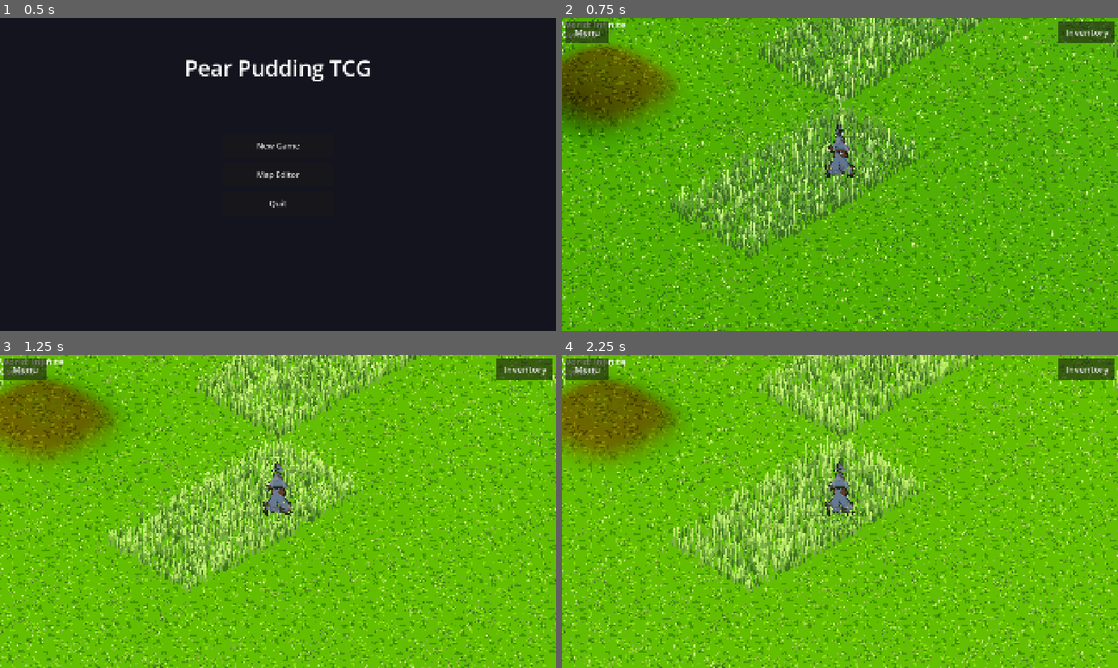
Above: before the commit, frames 1-4 (two rows, left to right).
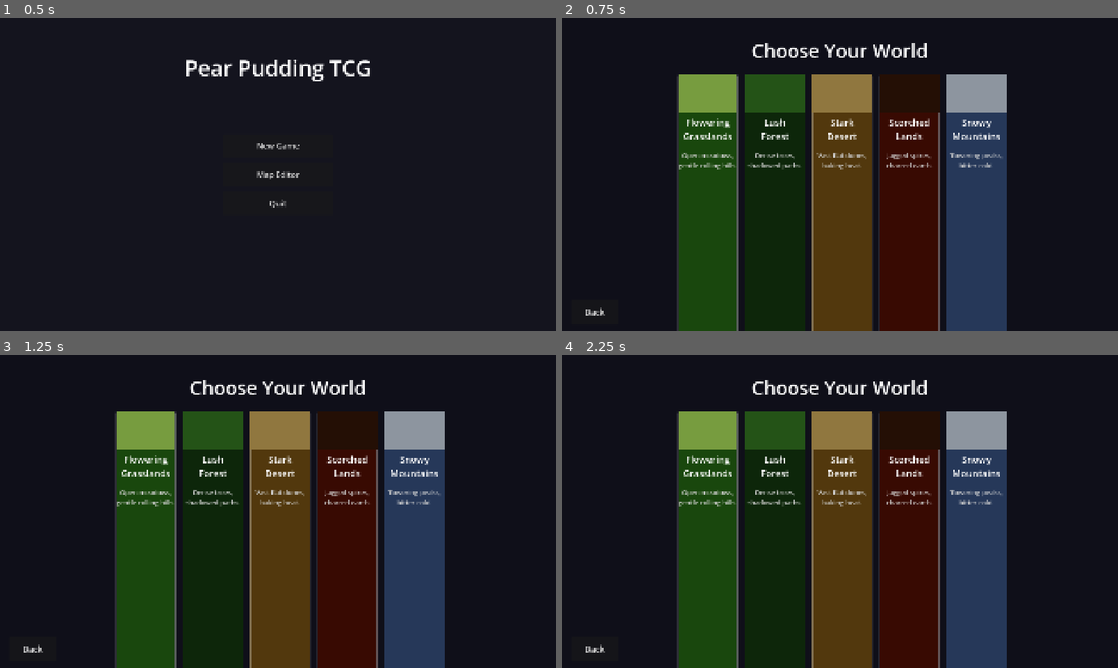
Above: after the commit, the same moments.

Repository: ChrisPauly97/pear-pudding-godot
Game: Godot game, scene res://scenes/ui/MenuScene.tscn
Two runs of this game, one before a commit and one after it. Both use one fixed random seed, a clock stepped at 60 frames per second and the inputs below.
Inputs (mouse positions are in pixels of both pictures, inside the frame that each line leads up to):
- Up to frame 1 (0.5 s): no input
- Up to frame 2 (0.75 s): click "New Game" at 0.5 s
- Up to frame 3 (1.25 s): no input
- Up to frame 4 (2.25 s): click (595, 649) at 1.25 s, where only the run after the commit has a clickable "Back"; click (840, 483) at 2 s, where only the run after the commit has a clickable "New Game"

Frame 1 is identical in both runs. In frame 2, 100% of the frame differs, in the area x 0-100%, y 0-100%; in frame 3, 100%; in frame 4, 100%.

Commit message:
Add biome selection screen to New Game flow
New Game now opens a BiomeSelectionScene with 5 biome cards (Flowering
Grasslands, Lush Forest, Stark Desert, Scorched Lands, Snowy Mountains).
Selecting a card calls start_new_game_with_biome(), which sets a biome-
specific world seed and forced_start_biome so the origin safe zone matches
the chosen biome. world_seed and starting_biome are persisted in the save
file (v2 migration backfills defaults for existing saves).

https://claude.ai/code/session_013Hi9ZV7gx9m9CLvEqN4CkV

Diff:
--- a/autoloads/SaveManager.gd
+++ b/autoloads/SaveManager.gd
@@ -32,6 +32,10 @@
 
 # Day/night cycle position (0=midnight, 0.25=sunrise, 0.5=noon, 0.75=sunset)
 var time_of_day: float = 0.4
+
+# World generation — set when starting a new game from the biome selection screen
+var world_seed: int = 42
+var starting_biome: int = 0   # BiomeDef.GRASSLANDS
 
 var _loaded: bool = false
 var _dirty: bool = false
@@ -79,10 +83,12 @@
 	pending_battle_enemy_data = {}
 	in_battle_enemy_id = ""
 	time_of_day = 0.4
+	# world_seed and starting_biome are set by SceneManager.start_new_game_with_biome
+	# before new_game() is called, so do not reset them here.
 	_loaded = true
 	save()
 
-const CURRENT_SAVE_VERSION: int = 1
+const CURRENT_SAVE_VERSION: int = 2
 
 # Migration table: each entry is called in order when the save version is older.
 # _migrate_v0_to_v1: old saves had only "player_deck"; backfill "owned_cards".
@@ -91,10 +97,20 @@
 		data["owned_cards"] = data.get("player_deck", [])
 	data["version"] = 1
 
+# _migrate_v1_to_v2: backfill world_seed and starting_biome for old saves.
+static func _migrate_v1_to_v2(data: Dictionary) -> void:
+	if not data.has("world_seed"):
+		data["world_seed"] = 42
+	if not data.has("starting_biome"):
+		data["starting_biome"] = 0
+	data["version"] = 2
+
 static func _apply_migrations(data: Dictionary) -> void:
 	var ver: int = int(data.get("version", 0))
 	if ver < 1:
 		_migrate_v0_to_v1(data)
+	if ver < 2:
+		_migrate_v1_to_v2(data)
 
 func load_save() -> bool:
 	if not FileAccess.file_exists(SAVE_PATH):
@@ -121,6 +137,8 @@
 	pending_battle_enemy_data = pbed if pbed is Dictionary else {}
 	in_battle_enemy_id = str(data.get("in_battle_enemy_id", ""))
 	time_of_day = float(data.get("time_of_day", 0.4))
+	world_seed = int(data.get("world_seed", 42))
+	starting_biome = int(data.get("starting_biome", 0))
 	_loaded = true
 	return true
 
@@ -142,6 +160,8 @@
 		"pending_battle_enemy_data": pending_battle_enemy_data,
 		"in_battle_enemy_id": in_battle_enemy_id,
 		"time_of_day": time_of_day,
+		"world_seed": world_seed,
+		"starting_biome": starting_biome,
 	}
 	var file := FileAccess.open(SAVE_PATH, FileAccess.WRITE)
 	if file:
--- a/autoloads/SceneManager.gd
+++ b/autoloads/SceneManager.gd
@@ -49,8 +49,16 @@
 	get_tree().change_scene_to_packed(_menu_scene_packed)
 	_state = State.MENU
 
+# Fixed world seeds — one per biome, giving each a distinct world layout.
+const _BIOME_SEEDS: Array[int] = [42, 73856135, 100033, 19349705, 294967337]
+
 func start_new_game() -> void:
+	start_new_game_with_biome(0)   # default: Grasslands
+
+func start_new_game_with_biome(biome_id: int) -> void:
 	_exit_world_cleanup()
+	save_manager.world_seed = _BIOME_SEEDS[clamp(biome_id, 0, _BIOME_SEEDS.size() - 1)]
+	save_manager.starting_biome = biome_id
 	save_manager.new_game()
 	enter_map("main", "")
 
--- a/game_logic/world/InfiniteWorldGen.gd
+++ b/game_logic/world/InfiniteWorldGen.gd
@@ -33,6 +33,10 @@
 static var _biome_noise: FastNoiseLite
 static var _biome_noise_seed: int = -1
 
+# When >= 0, overrides the safe-zone biome so the player starts in the chosen biome.
+# Set by WorldScene._ready() from SaveManager.starting_biome before any chunks are generated.
+static var forced_start_biome: int = -1
+
 static func _get_biome_noise(world_seed: int) -> FastNoiseLite:
 	if _biome_noise != null and _biome_noise_seed == world_seed:
 		return _biome_noise
@@ -47,7 +51,8 @@
 static func biome_for_chunk(p_cx: int, p_cz: int, world_seed: int) -> int:
 	var dist: int = abs(p_cx) + abs(p_cz)
 	if dist <= SAFE_ZONE_DIST:
-		return BiomeDef.GRASSLANDS
+		# Respect biome selection: use forced_start_biome if set, else default to Grasslands.
+		return forced_start_biome if forced_start_biome >= 0 else BiomeDef.GRASSLANDS
 	var n: float = _get_biome_noise(world_seed).get_noise_2d(float(p_cx), float(p_cz))
 	var v: float = (n + 1.0) * 0.5   # remap [-1,1] → [0,1]
 	return int(v * float(BiomeDef.COUNT)) % BiomeDef.COUNT
--- /dev/null
+++ b/scenes/ui/BiomeSelectionScene.gd
@@ -0,0 +1,157 @@
+extends Control
+
+const BiomeDef = preload("res://game_logic/world/BiomeDef.gd")
+
+const _NAMES: Array[String] = [
+	"Flowering\nGrasslands",
+	"Lush\nForest",
+	"Stark\nDesert",
+	"Scorched\nLands",
+	"Snowy\nMountains",
+]
+
+const _TAGLINES: Array[String] = [
+	"Open meadows,\ngentle rolling hills.",
+	"Dense trees,\nshadowed paths.",
+	"Vast flat dunes,\nbaking heat.",
+	"Jagged spires,\ncharred earth.",
+	"Towering peaks,\nbitter cold.",
+]
+
+# Darker card panel colors (background behind the swatch)
+const _CARD_BG: Array[Color] = [
+	Color(0.10, 0.28, 0.05),   # Grasslands
+	Color(0.05, 0.15, 0.04),   # Forest
+	Color(0.32, 0.22, 0.05),   # Desert
+	Color(0.22, 0.04, 0.01),   # Scorched
+	Color(0.15, 0.22, 0.35),   # Mountains
+]
+
+func _ready() -> void:
+	var bg := ColorRect.new()
+	bg.set_anchors_preset(Control.PRESET_FULL_RECT)
+	bg.color = Color(0.06, 0.06, 0.10)
+	add_child(bg)
+
+	var vh: float = get_viewport().get_visible_rect().size.y
+
+	# Title
+	var title := Label.new()
+	title.set_anchors_preset(Control.PRESET_TOP_WIDE)
+	title.offset_top = int(vh * 0.04)
+	title.offset_bottom = int(vh * 0.17)
+	title.text = "Choose Your World"
+	title.horizontal_alignment = HORIZONTAL_ALIGNMENT_CENTER
+	title.vertical_alignment = VERTICAL_ALIGNMENT_CENTER
+	title.add_theme_font_size_override("font_size", int(vh * 0.062))
+	add_child(title)
+
+	# Cards area — a CenterContainer so the HBox stays centered regardless of count
+	var cards_area := Control.new()
+	cards_area.set_anchors_preset(Control.PRESET_FULL_RECT)
+	cards_area.offset_top = int(vh * 0.18)
+	cards_area.offset_bottom = int(-vh * 0.12)
+	add_child(cards_area)
+
+	var hbox := HBoxContainer.new()
+	hbox.add_theme_constant_override("separation", int(vh * 0.022))
+	cards_area.add_child(hbox)
+
+	var card_w: float = vh * 0.19
+	var card_h: float = vh * 0.60
+
+	for i in range(BiomeDef.COUNT):
+		hbox.add_child(_make_card(i, card_w, card_h, vh))
+
+	# Center the HBox manually after adding children (layout happens after _ready,
+	# so we use a deferred call to read the final size)
+	hbox.set_deferred(&"position", Vector2(
+		(get_viewport().get_visible_rect().size.x - card_w * BiomeDef.COUNT
+			- vh * 0.022 * (BiomeDef.COUNT - 1)) * 0.5,
+		0.0
+	))
+
+	# Back button — bottom-left
+	var back_btn := Button.new()
+	back_btn.set_anchors_preset(Control.PRESET_BOTTOM_LEFT)
+	back_btn.offset_top    = int(-vh * 0.10)
+	back_btn.offset_bottom = int(-vh * 0.02)
+	back_btn.offset_left   = int(vh * 0.03)
+	back_btn.offset_right  = int(vh * 0.03 + vh * 0.15)
+	back_btn.text = "Back"
+	back_btn.add_theme_font_size_override("font_size", int(vh * 0.028))
+	back_btn.pressed.connect(_on_back)
+	add_child(back_btn)
+
+func _make_card(biome_id: int, card_w: float, card_h: float, vh: float) -> PanelContainer:
+	var panel := PanelContainer.new()
+	panel.custom_minimum_size = Vector2(card_w, card_h)
+
+	var style := StyleBoxFlat.new()
+	style.bg_color = _CARD_BG[biome_id]
+	for side in [SIDE_TOP, SIDE_BOTTOM, SIDE_LEFT, SIDE_RIGHT]:
+		style.set_border_width(side, 2)
+	style.border_color = Color(1.0, 1.0, 1.0, 0.18)
+	for corner in [CORNER_TOP_LEFT, CORNER_TOP_RIGHT, CORNER_BOTTOM_LEFT, CORNER_BOTTOM_RIGHT]:
+		style.set_corner_radius(corner, 6)
+	panel.add_theme_stylebox_override("panel", style)
+
+	var vbox := VBoxContainer.new()
+	vbox.add_theme_constant_override("separation", int(vh * 0.012))
+	panel.add_child(vbox)
+
+	# Color swatch strip at top — uses the actual grass tint from BiomeDef
+	var swatch := ColorRect.new()
+	var gt: Color = BiomeDef.GRASS_TINT[biome_id]
+	swatch.color = Color(gt.r * 0.65, gt.g * 0.65, gt.b * 0.65)
+	swatch.custom_minimum_size = Vector2(card_w, int(vh * 0.12))
+	vbox.add_child(swatch)
+
+	# Biome name
+	var name_lbl := Label.new()
+	name_lbl.text = _NAMES[biome_id]
+	name_lbl.horizontal_alignment = HORIZONTAL_ALIGNMENT_CENTER
+	name_lbl.add_theme_font_size_override("font_size", int(vh * 0.030))
+	name_lbl.add_theme_color_override("font_color", Color.WHITE)
+	vbox.add_child(name_lbl)
+
+	# Separator line
+	var sep := HSeparator.new()
+	sep.add_theme_color_override("color", Color(1, 1, 1, 0.15))
+	vbox.add_child(sep)
+
+	# Tagline
+	var tag_lbl := Label.new()
+	tag_lbl.text = _TAGLINES[biome_id]
+	tag_lbl.horizontal_alignment = HORIZONTAL_ALIGNMENT_CENTER
+	tag_lbl.autowrap_mode = TextServer.AUTOWRAP_WORD_SMART
+	tag_lbl.add_theme_font_size_override("font_size", int(vh * 0.022))
+	tag_lbl.add_theme_color_override("font_color", Color(0.82, 0.82, 0.82))
+	vbox.add_child(tag_lbl)
+
+	# Push button to bottom
+	var spacer := Control.new()
+	spacer.size_flags_vertical = Control.SIZE_EXPAND_FILL
+	vbox.add_child(spacer)
+
+	# "Venture Here" button
+	var btn := Button.new()
+	btn.text = "Venture Here"
+	btn.custom_minimum_size = Vector2(card_w - int(vh * 0.04), int(vh * 0.065))
+	btn.add_theme_font_size_override("font_size", int(vh * 0.024))
+	var captured_id := biome_id
+	btn.pressed.connect(func() -> void: _on_biome_chosen(captured_id))
+	vbox.add_child(btn)
+
+	# Bottom padding
+	var pad := Control.new()
+	pad.custom_minimum_size = Vector2(0, int(vh * 0.015))
+	vbox.add_child(pad)
+
+	return panel
+
+func _on_biome_chosen(biome_id: int) -> void:
+	SceneManager.start_new_game_with_biome(biome_id)
+
+func _on_back() -> void:
+	get_tree().change_scene_to_file("res://scenes/ui/MenuScene.tscn")
--- /dev/null
+++ b/scenes/ui/BiomeSelectionScene.tscn
@@ -0,0 +1,12 @@
+[gd_scene format=3 uid="uid://eab9usnlkxt6"]
+
+[ext_resource type="Script" path="res://scenes/ui/BiomeSelectionScene.gd" id="1"]
+
+[node name="BiomeSelectionScene" type="Control"]
+layout_mode = 3
+anchors_preset = 15
+anchor_right = 1.0
+anchor_bottom = 1.0
+grow_horizontal = 2
+grow_vertical = 2
+script = ExtResource("1")
--- a/scenes/ui/MenuScene.gd
+++ b/scenes/ui/MenuScene.gd
@@ -31,7 +31,7 @@
 	SceneManager.continue_game()
 
 func _on_start() -> void:
-	SceneManager.start_new_game()
+	get_tree().change_scene_to_file("res://scenes/ui/BiomeSelectionScene.tscn")
 
 func _on_editor() -> void:
 	get_tree().change_scene_to_file("res://scenes/ui/MapEditorScene.tscn")
--- a/scenes/world/WorldScene.gd
+++ b/scenes/world/WorldScene.gd
@@ -83,7 +83,7 @@
 const LOAD_RADIUS:        int = 6
 const UNLOAD_RADIUS:      int = 7
 const CACHE_EVICT_RADIUS: int = 10  # evict chunk data beyond this to bound memory
-const WORLD_SEED:         int = 42
+var WORLD_SEED:           int = 42  # overwritten in _ready() for infinite worlds
 const MAX_CHUNK_JOBS:     int = 4   # concurrent WorkerThreadPool tasks
 const INTERACT_INTERVAL: float = 0.15  # check interactions at ~7 Hz, not 60
 
@@ -149,6 +149,9 @@
 	add_child(_entity_root)
 
 	_is_infinite = (map_name == "infinite" or map_name == "main")
+	if _is_infinite:
+		WORLD_SEED = SceneManager.save_manager.world_seed
+		InfiniteWorldGen.forced_start_biome = SceneManager.save_manager.starting_biome
 	_terrain_mat = _make_terrain_material(WORLD_SEED)
 	_build_grass_blades_node()
 
